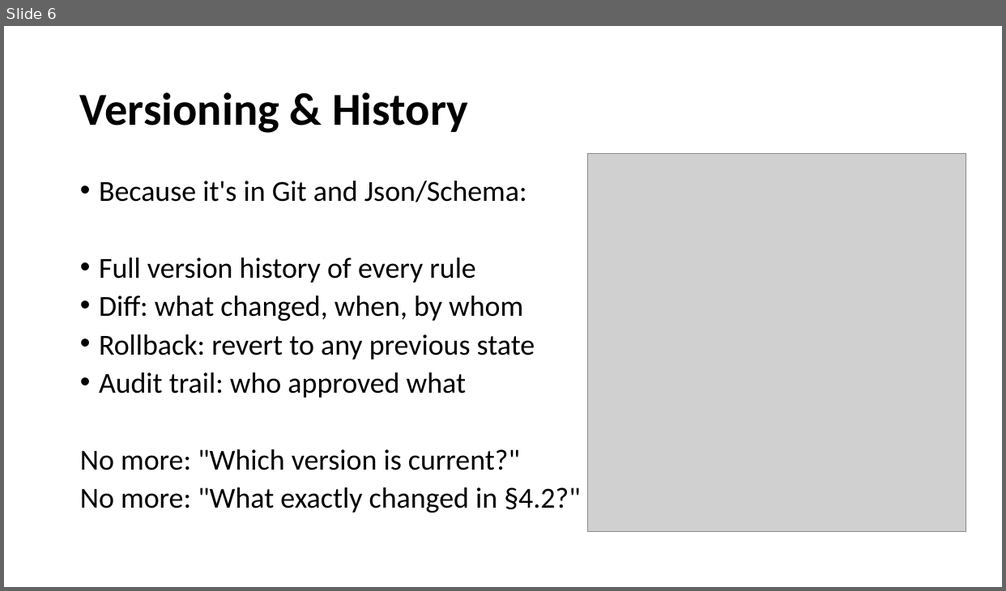
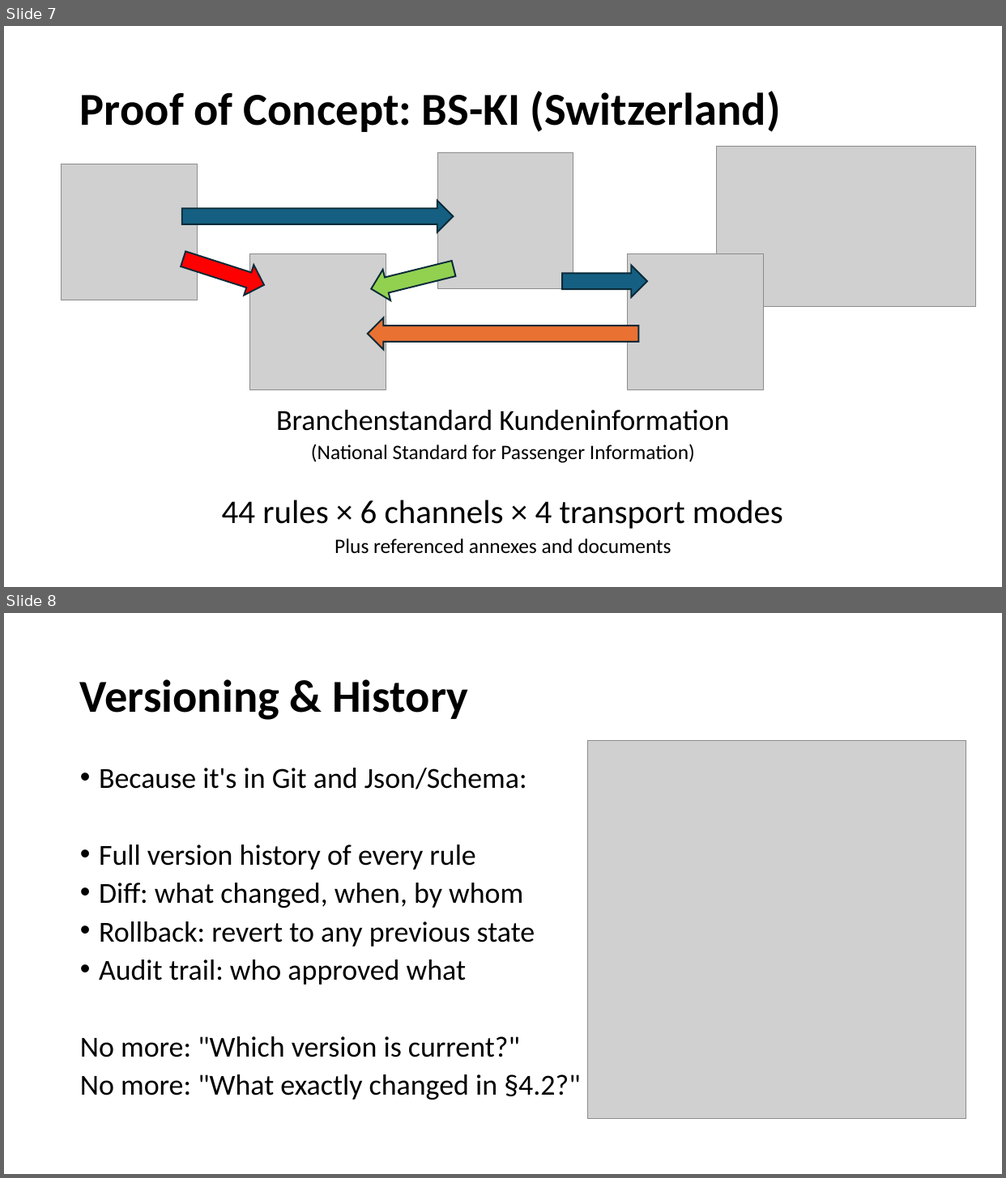
Before and after one commit to OpenRail-Playground/A38, a slide deck: whomakestherules/A38_H4R2026_Ch7.pptx. Shown one above the other, each under a label of ours: slide 6 before the commit, slides 7 and 8 after it. The pictures are 1006x591 and 1006x1178 pixels, drawn with LibreOffice and Linux fonts; fonts in the diff are those of the drawing; grey boxes stand for pictures; background and template pictures are left out. Boxes give left, top, right and bottom in pixels: in the first picture for what was removed or moved away, otherwise in the second. Text is boxed around its words. In the diff, an @@ line names an element or a change of style, - is before the commit and + after.

```diff
--- a/whomakestherules/A38_H4R2026_Ch7.pptx
+++ b/whomakestherules/A38_H4R2026_Ch7.pptx
@@ slide 7 added at <box>4,26,1002,587</box>, background #FFFFFF @@
@@ title added at <box>80,91,781,132</box>, 44 pt, text #000000, bold @@
+Proof of Concept: BS-KI (Switzerland)
@@ picture added at <box>717,146,977,307</box> @@
@@ picture added at <box>62,165,198,301</box> @@
@@ picture added at <box>437,153,573,289</box> @@
@@ right arrow added at <box>182,200,454,233</box>, fill #156082, outline #092A39 1.5 pt @@
@@ right arrow added at <box>178,245,270,301</box>, fill #FF0000, outline #092A39 1.5 pt @@
@@ picture added at <box>250,254,386,390</box> @@
@@ right arrow added at <box>368,253,458,305</box>, fill #92D050, outline #092A39 1.5 pt @@
@@ right arrow added at <box>562,266,648,297</box>, fill #156082, outline #092A39 1.5 pt @@
@@ picture added at <box>628,254,764,390</box> @@
@@ right arrow added at <box>368,318,639,350</box>, fill #E97132, outline #092A39 1.5 pt @@
@@ text added at <box>222,410,783,554</box>, 19.8 pt, text #000000 @@
+Branchenstandard Kundeninformation
+(National Standard for Passenger Information)
+44 rules × 6 channels × 4 transport modes
+Plus referenced annexes and documents
@@ what was slide 6 is now slide 8 @@
```
Also in this commit, not shown: 5 slides changed, 2 other slides added, 1 slide removed, 2 other files.
